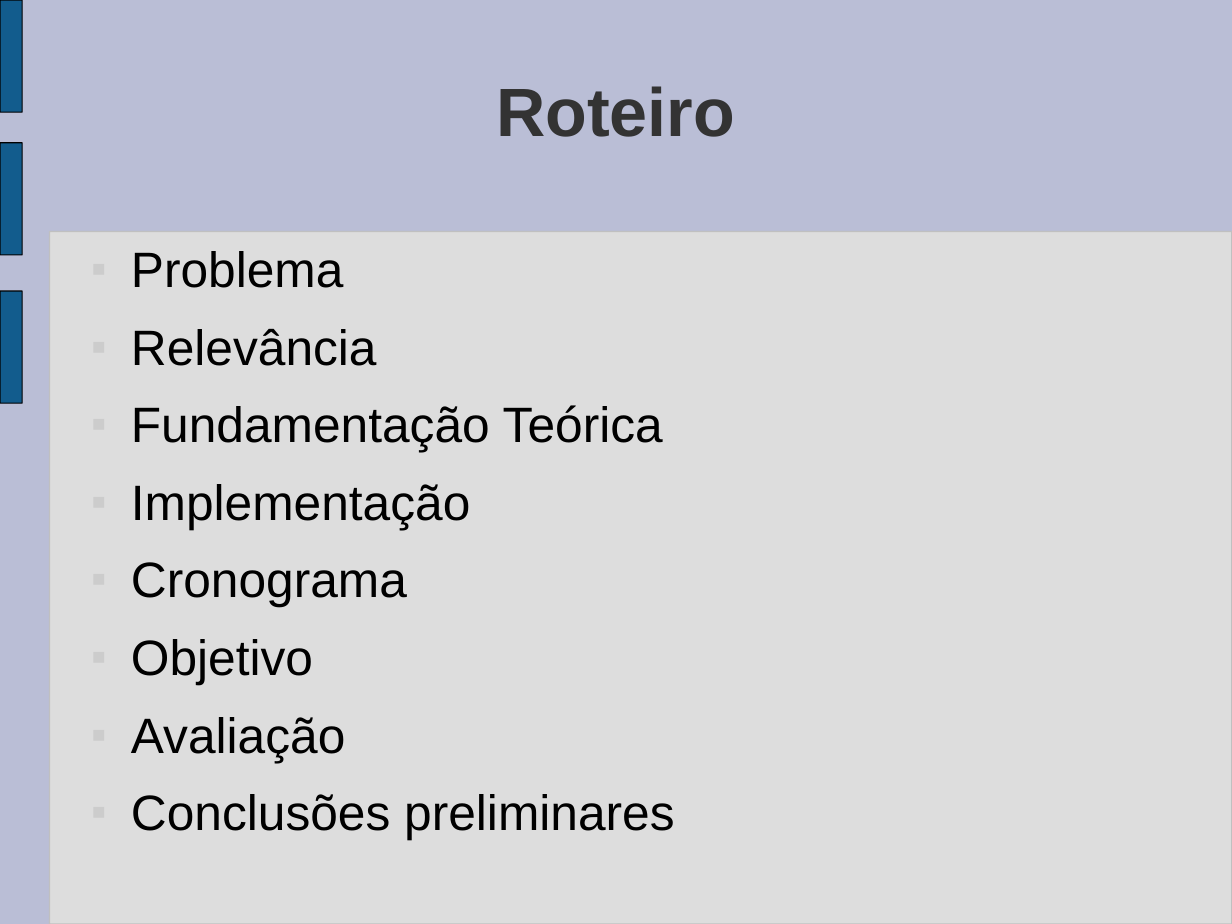
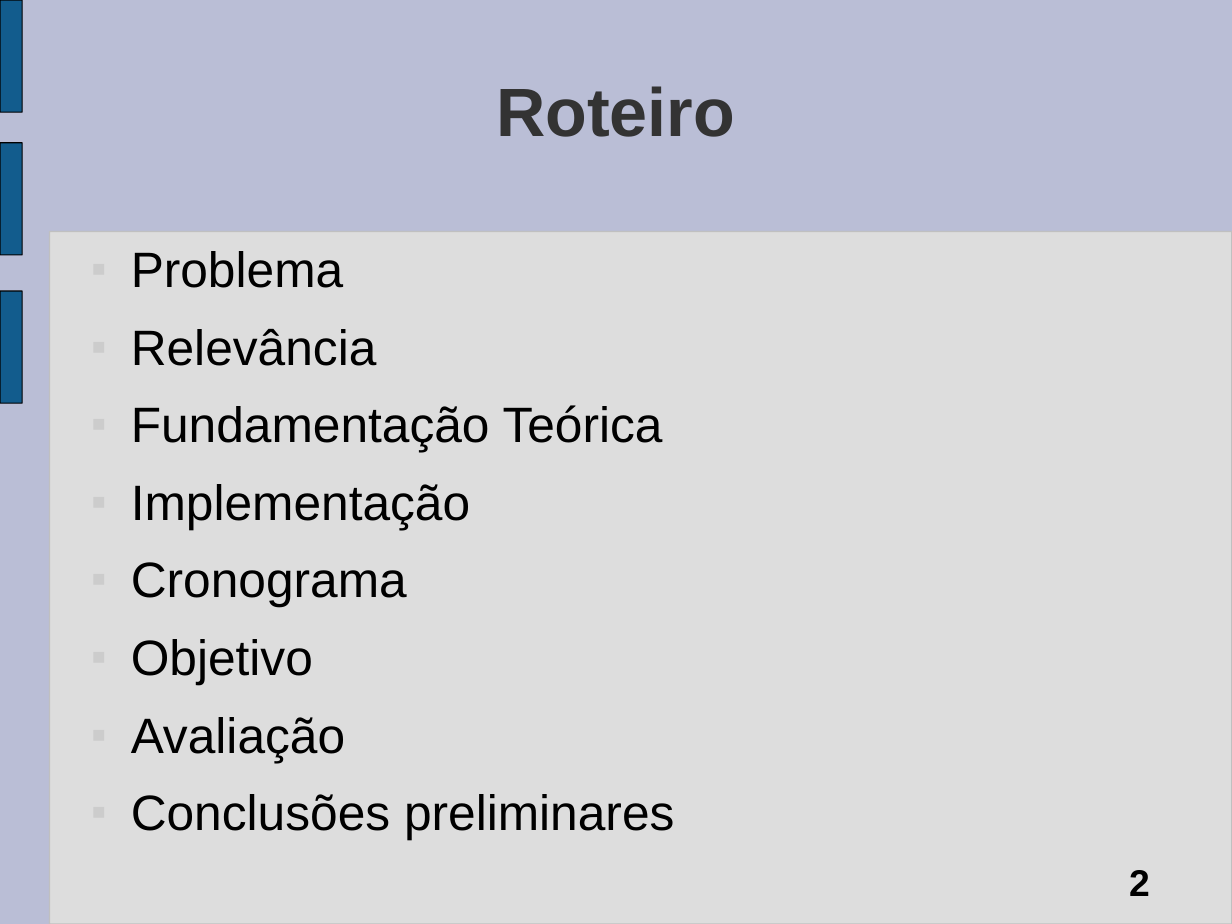
Before and after one commit to tonismar/tcc-tonismar, a slide deck: slide 2 of TCC/Monografia/SeminarioAndamento.ppt. Drawn at 1232x924 pixels with LibreOffice and Linux fonts; fonts in the diff are those of the drawing. Boxes give left, top, right and bottom in pixels: in the first picture for what was removed or moved away, otherwise in the second. Text is boxed around its words. In the diff, an @@ line names an element or a change of style, - is before the commit and + after.

```diff
--- a/TCC/Monografia/SeminarioAndamento.ppt
+++ b/TCC/Monografia/SeminarioAndamento.ppt
@@ page number added at (1129, 870, 1150, 896), 24 pt, text #000000, bold @@
+2
```
Also in this commit, not shown: 11 other slides changed.
